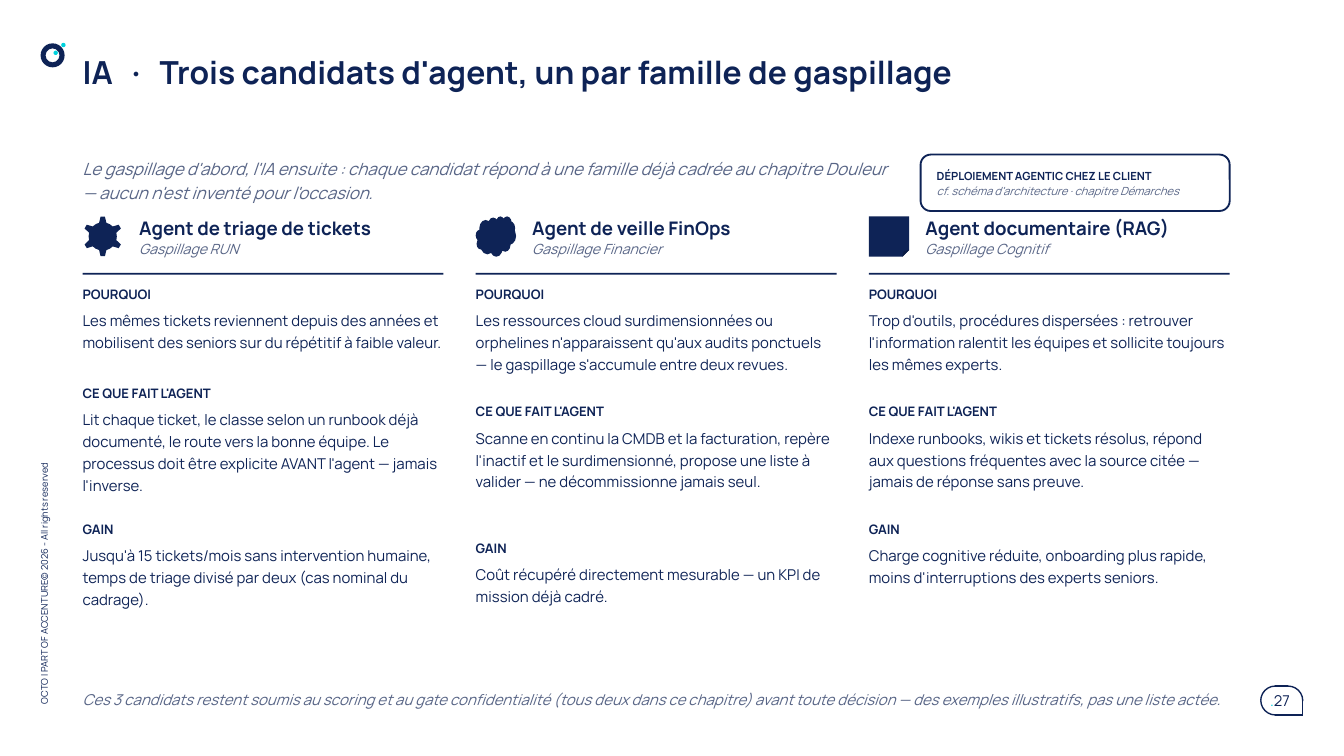
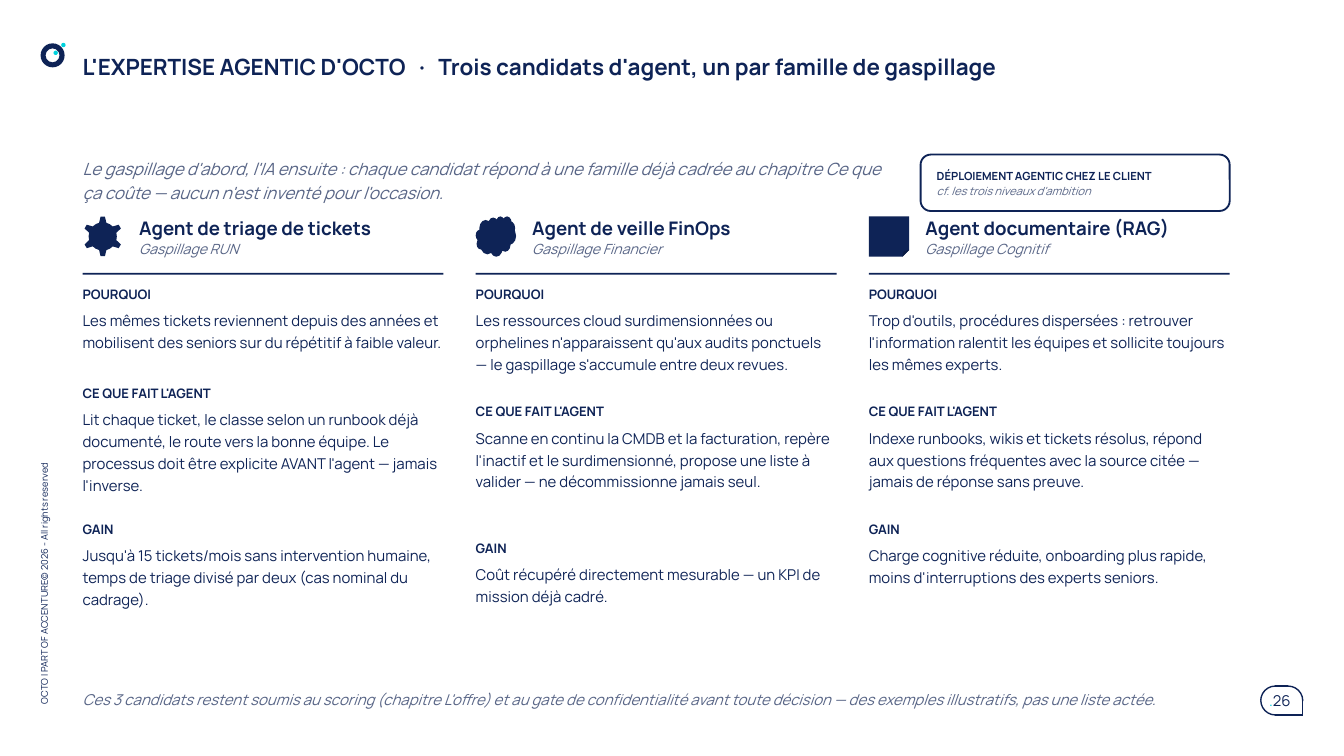
Before and after one commit to claudecamus-dot/Vscode3, a slide deck: slide 26 of docs/cadrage-ppt/bmad-iap-cadrage-synthese.pptx (slide 27 before the commit). Drawn at 1344x756 pixels with LibreOffice and Linux fonts; fonts in the diff are those of the drawing. Boxes give left, top, right and bottom in pixels: in the first picture for what was removed or moved away, otherwise in the second. Text is boxed around its words. In the diff, an @@ line names an element or a change of style, - is before the commit and + after.

```diff
--- a/docs/cadrage-ppt/bmad-iap-cadrage-synthese.pptx
+++ b/docs/cadrage-ppt/bmad-iap-cadrage-synthese.pptx
@@ title at (83,58,995,81): text changed; size 17 to 12 pt @@
-IA · Trois candidats d'agent, un par famille de gaspillage
+L'EXPERTISE AGENTIC D'OCTO · Trois candidats d'agent, un par famille de gaspillage
@@ text at (83,162,881,203): text changed @@
-Le gaspillage d'abord, l'IA ensuite : chaque candidat répond à une famille déjà cadrée au chapitre Douleur — aucun n'est inventé pour l'occasion.
+Le gaspillage d'abord, l'IA ensuite : chaque candidat répond à une famille déjà cadrée au chapitre Ce que ça coûte — aucun n'est inventé pour l'occasion.
@@ text at (937,187,1091,195): text changed @@
-cf. schéma d'architecture · chapitre Démarches
+cf. les trois niveaux d'ambition
@@ text at (83,692,1156,709): text changed @@
-Ces 3 candidats restent soumis au scoring et au gate confidentialité (tous deux dans ce chapitre) avant toute décision — des exemples illustratifs, pas une liste actée.
+Ces 3 candidats restent soumis au scoring (chapitre L'offre) et au gate de confidentialité avant toute décision — des exemples illustratifs, pas une liste actée.
@@ page number at (1269,695,1291,706): text changed @@
-.27
+.26
```
Also in this commit, not shown: 23 other slides changed, 8 slides added, 15 slides removed, 2 other files.
